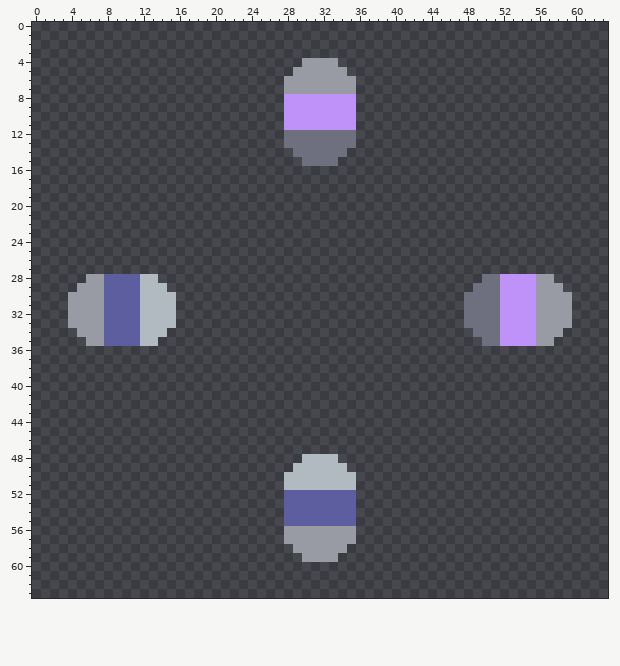
Pixel-art sprite -- core/assets-raw/sprites/blocks/production/spore-press-frame1.png. This is how it looked before the edit.
The file is 64x64 pixels.
The result:
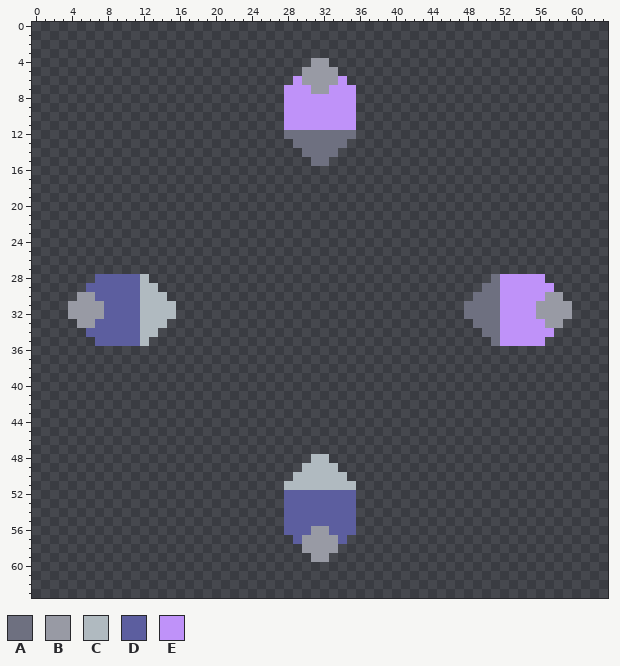
Palette (. is transparent): A #6e7080  B #989aa4  C #b0bac0  D #5c5e9f  E #bf92f9
From old to new:
y 4: x 30 B -> .; x 33 B -> .
y 5: x 29 B -> .; x 34 B -> .
y 6: x 28..29 BB -> .E; x 34..35 BB -> E.
y 7: x 28..30 BBB -> EEE; x 33..35 BBB -> EEE
y 13: x 28 A -> .; x 35 A -> .
y 14: x 29 A -> .; x 34 A -> .
y 15: x 30 A -> .; x 33 A -> .
y 28: x 6..7 BB -> .D; x 13 C -> .; x 50 A -> .; x 56..57 BB -> E.
y 29: x 5..7 BBB -> .DD; x 14 C -> .; x 49 A -> .; x 56..58 BBB -> EE.
y 30: x 4 B -> .; x 7 B -> D; x 15 C -> .; x 48 A -> .; x 56 B -> E; x 59 B -> .
y 33: x 4 B -> .; x 7 B -> D; x 15 C -> .; x 48 A -> .; x 56 B -> E; x 59 B -> .
y 34: x 5..7 BBB -> .DD; x 14 C -> .; x 49 A -> .; x 56..58 BBB -> EE.
y 35: x 6..7 BB -> .D; x 13 C -> .; x 50 A -> .; x 56..57 BB -> E.
y 48: x 30 C -> .; x 33 C -> .
y 49: x 29 C -> .; x 34 C -> .
y 50: x 28 C -> .; x 35 C -> .
y 56: x 28..30 BBB -> DDD; x 33..35 BBB -> DDD
y 57: x 28..29 BB -> .D; x 34..35 BB -> D.
y 58: x 29 B -> .; x 34 B -> .
y 59: x 30 B -> .; x 33 B -> .
